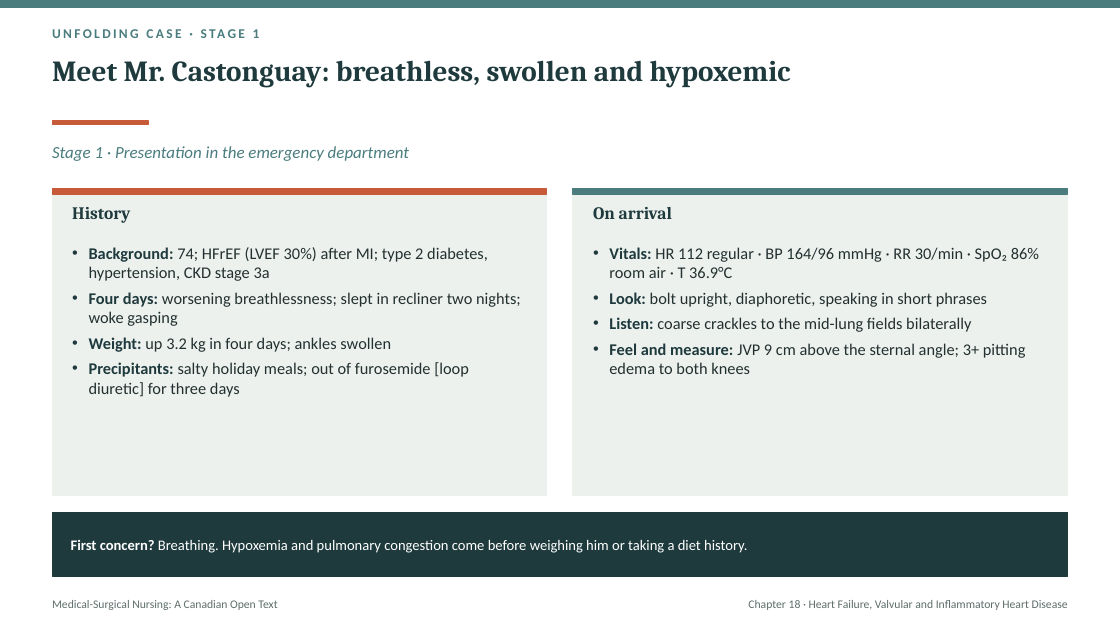
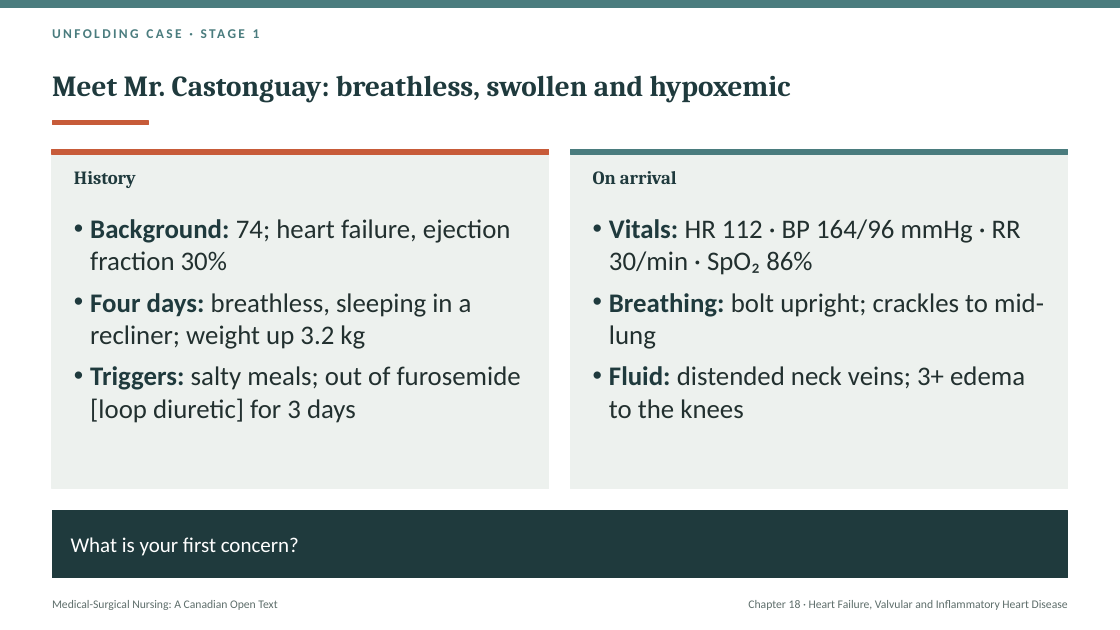
Before and after one commit to andrewleenl/opensourcenursing, a slide deck: slide 3 of Ch18_Heart_Failure_Valvular_and_Inflammatory_Heart_Disease_Lecture_Presentation.pptx (slide 4 before the commit). Drawn at 1120x630 pixels with LibreOffice and Linux fonts; fonts in the diff are those of the drawing. Boxes give left, top, right and bottom in pixels: in the first picture for what was removed or moved away, otherwise in the second. Text is boxed around its words. In the diff, an @@ line names an element or a change of style, - is before the commit and + after.

```diff
--- a/Ch18_Heart_Failure_Valvular_and_Inflammatory_Heart_Disease_Lecture_Presentation.pptx
+++ b/Ch18_Heart_Failure_Valvular_and_Inflammatory_Heart_Disease_Lecture_Presentation.pptx
@@ title "Meet Mr. Castonguay: breathless, swollen ..." at bbox=[52, 75, 791, 103]: vertical alignment top to middle @@
@@ text removed at bbox=[52, 146, 409, 161] @@
-Stage 1 · Presentation in the emergency department
@@ rectangle: place and size @@
-rectangle at bbox=[52, 189, 547, 496]
+rectangle at bbox=[52, 150, 549, 489]
@@ rectangle: place and size @@
-rectangle at bbox=[52, 189, 547, 194]
+rectangle at bbox=[52, 150, 549, 155]
@@ text "History": place and size @@
-text "History" at bbox=[72, 207, 130, 223]
+text "History" at bbox=[74, 171, 136, 188]
@@ text "History" at bbox=[74, 171, 136, 188]: size 15 to 16 pt @@
@@ rectangle: place and size @@
-rectangle at bbox=[573, 189, 1068, 496]
+rectangle at bbox=[571, 150, 1068, 489]
@@ rectangle: place and size @@
-rectangle at bbox=[573, 189, 1068, 194]
+rectangle at bbox=[571, 150, 1068, 155]
@@ text "On arrival": place and size @@
-text "On arrival" at bbox=[593, 207, 672, 219]
+text "On arrival" at bbox=[593, 171, 677, 184]
@@ text "On arrival" at bbox=[593, 171, 677, 184]: size 15 to 16 pt @@
@@ text at bbox=[90, 219, 521, 423]: text changed; size 14 to 23 pt @@
-• Background: 74; HFrEF (LVEF 30%) after MI; type 2 diabetes, hypertension, CKD stage 3a
-• Four days: worsening breathlessness; slept in recliner two nights; woke gasping
-• Weight: up 3.2 kg in four days; ankles swollen
-• Precipitants: salty holiday meals; out of furosemide [loop diuretic] for three days
+• Background: 74; heart failure, ejection fraction 30%
+• Four days: breathless, sleeping in a recliner; weight up 3.2 kg
+• Triggers: salty meals; out of furosemide [loop diuretic] for 3 days
@@ text at bbox=[609, 219, 1044, 418]: text changed; size 14 to 23 pt @@
-• Vitals: HR 112 regular · BP 164/96 mmHg · RR 30/min · SpO₂ 86% room air · T 36.9°C
-• Look: bolt upright, diaphoretic, speaking in short phrases
-• Listen: coarse crackles to the mid-lung fields bilaterally
-• Feel and measure: JVP 9 cm above the sternal angle; 3+ pitting edema to both knees
+• Vitals: HR 112 · BP 164/96 mmHg · RR 30/min · SpO₂ 86%
+• Breathing: bolt upright; crackles to mid-lung
+• Fluid: distended neck veins; 3+ edema to the knees
@@ text at bbox=[71, 537, 299, 556]: text changed; size 12.5 to 18 pt @@
-First concern? Breathing. Hypoxemia and pulmonary congestion come before weighing him or taking a diet history.
+What is your first concern?
```
Also in this commit, not shown: 5 other slides changed, 38 slides added, 44 slides removed, 1 other file.
